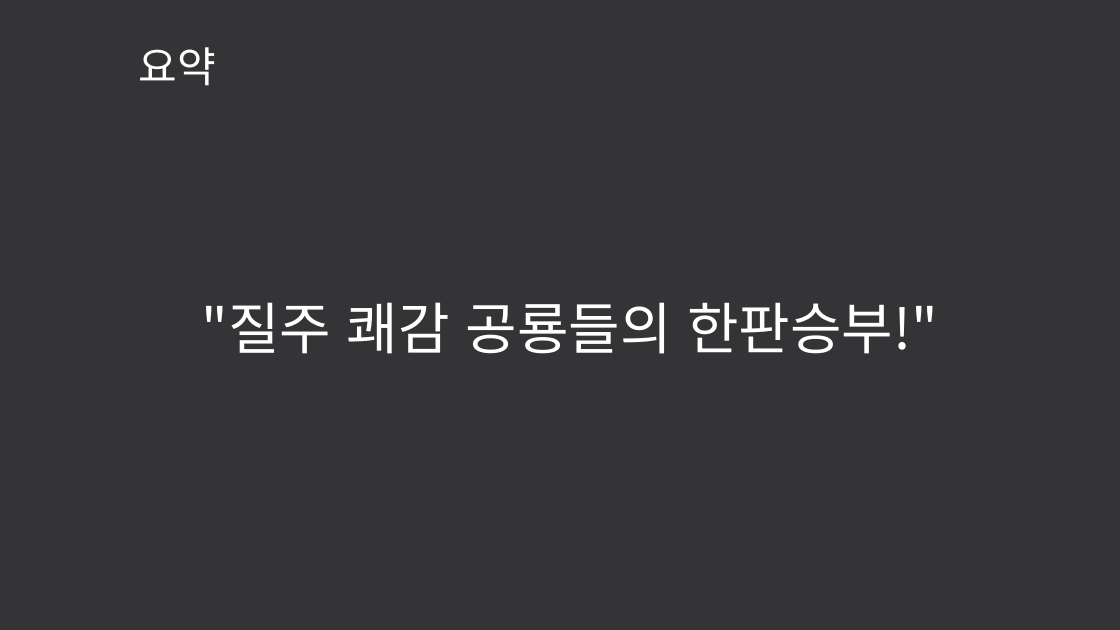
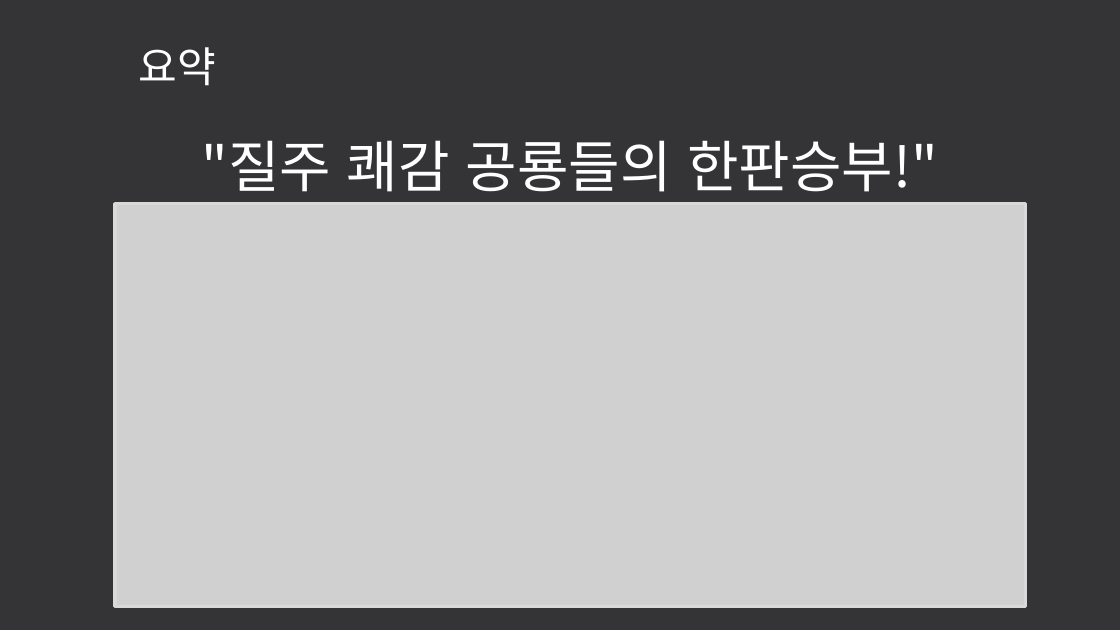
Before and after one commit to LEGO0937/Our_Project, a slide deck: slide 3 of 기획단계/졸작 제안서_최종수정중.pptx. Drawn at 1120x630 pixels with LibreOffice and Linux fonts; fonts in the diff are those of the drawing; grey boxes stand for pictures. Boxes give left, top, right and bottom in pixels: in the first picture for what was removed or moved away, otherwise in the second. Text is boxed around its words. In the diff, an @@ line names an element or a change of style, - is before the commit and + after.

```diff
--- a/기획단계/졸작 제안서_최종수정중.pptx
+++ b/기획단계/졸작 제안서_최종수정중.pptx
@@ text ""질주 쾌감 공룡들의 한판승부!"" moved from (x1=202, y1=302, x2=938, y2=354) to (x1=202, y1=140, x2=938, y2=192) @@
@@ picture added at (x1=115, y1=203, x2=1026, y2=606) @@
```
Also in this commit, not shown: 2 other slides changed.
